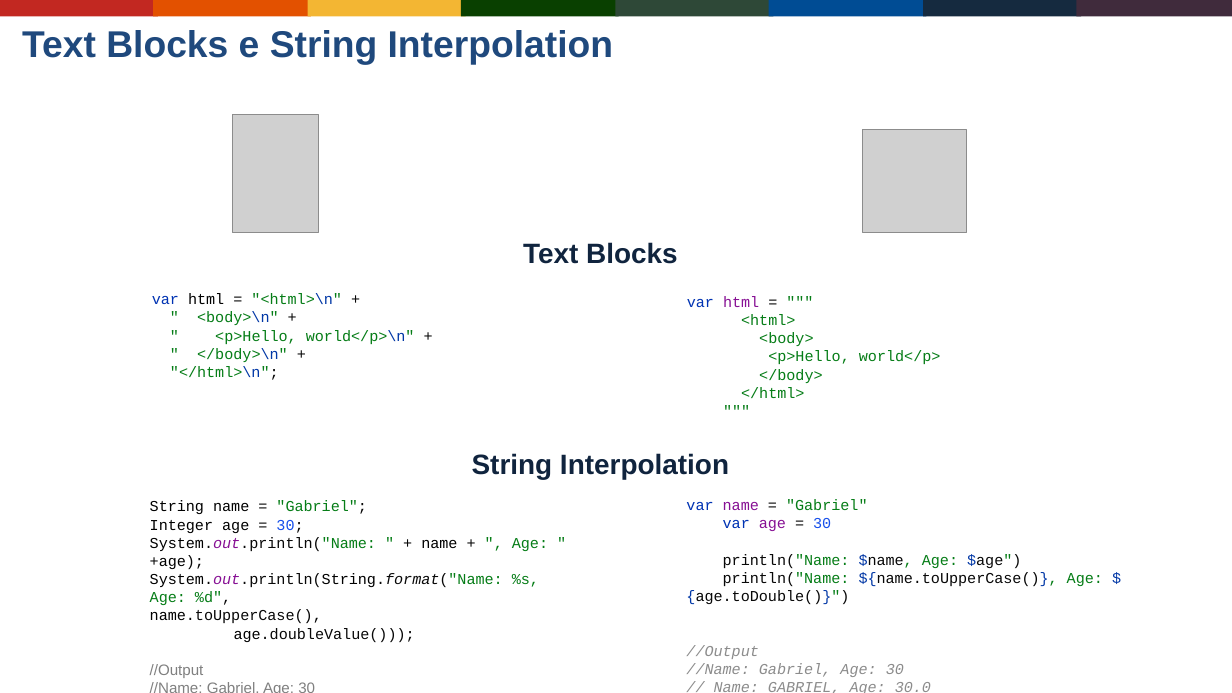
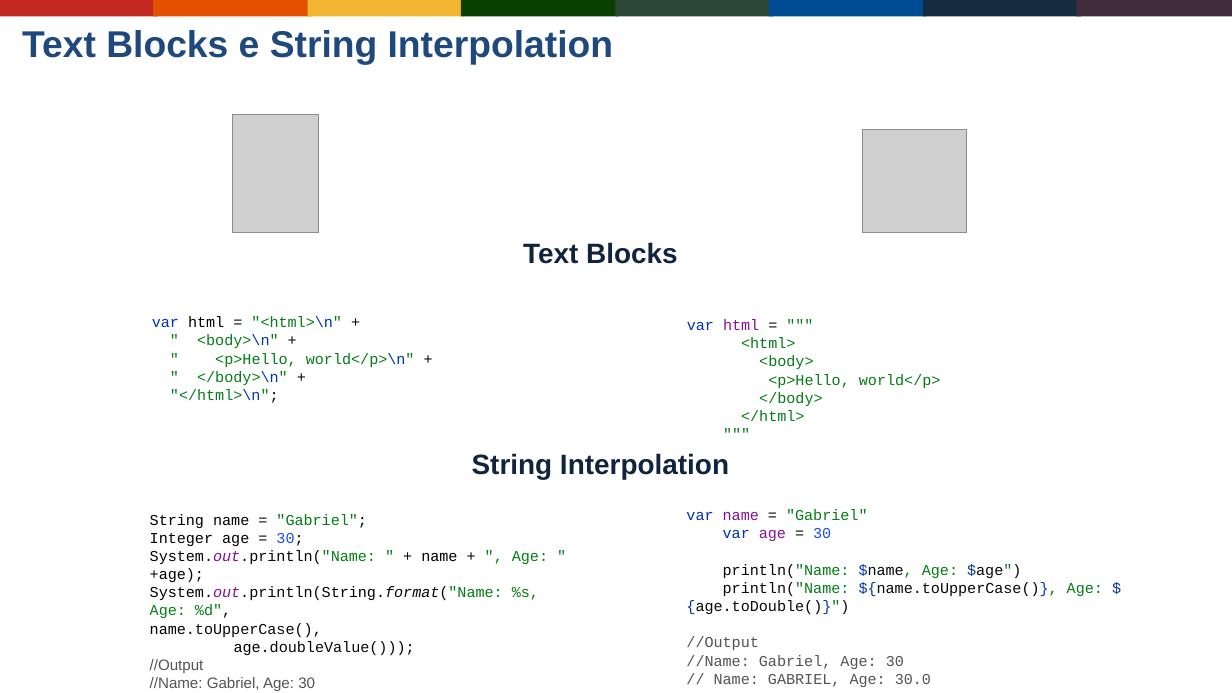
Before and after one commit to Gabrielgps25/meetup-kotlin-java-differences-features, a slide deck: slide 16 of buscando-interoperabilidade-entre-java-jvm-kotlin.odp. Drawn at 1232x693 pixels with LibreOffice and Linux fonts; fonts in the diff are those of the drawing; grey boxes stand for pictures; background and template pictures are left out. Boxes give left, top, right and bottom in pixels: in the first picture for what was removed or moved away, otherwise in the second. Text is boxed around its words. In the diff, an @@ line names an element or a change of style, - is before the commit and + after.

Commit message:
Improve odp presentation

```diff
--- a/buscando-interoperabilidade-entre-java-jvm-kotlin.odp
+++ b/buscando-interoperabilidade-entre-java-jvm-kotlin.odp
@@ text "var html = "<html>\n" + ...": place and size @@
-text "var html = "<html>\n" + ..." at (152, 293, 415, 380)
+text "var html = "<html>\n" + ..." at (152, 316, 415, 403)
@@ text "var html = """ <html> ...": place and size @@
-text "var html = """ <html> ..." at (687, 296, 941, 398)
+text "var html = """ <html> ..." at (687, 319, 941, 421)
@@ text "String name = "Gabriel"; Integer ...": place and size @@
-text "String name = "Gabriel"; Integer ..." at (150, 500, 548, 678)
+text "String name = "Gabriel"; Integer ..." at (150, 514, 548, 691)
@@ text "String name = "Gabriel"; Integer ..." at (150, 514, 548, 691): text colour #808080 to #555454 in "//Output //Name: Gabriel, Age: 30 //Name: GABRIEL, ..." @@
@@ text at (686, 509, 1103, 687): text changed @@
-var name = "Gabriel"
-var age = 30
-println("Name: $name, Age: $age")
-println("Name: ${name.toUpperCase()}, Age: ${age.toDouble()}")
-//Output
-//Name: Gabriel, Age: 30
-// Name: GABRIEL, Age: 30.0
+var name = "Gabriel"
+var age = 30
+println("Name: $name, Age: $age")
+println("Name: ${name.toUpperCase()}, Age: ${age.toDouble()}")
+//Output
+//Name: Gabriel, Age: 30
+// Name: GABRIEL, Age: 30.0
```
Also in this commit, not shown: 1 other slide changed.
